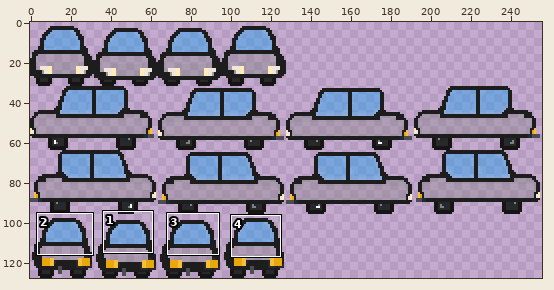
Two states of a sprite sheet, res/sprites/vehicles/car.png. The picture above shows the old version from afar; the outline marks the close-up.
Close-up. Before the commit:
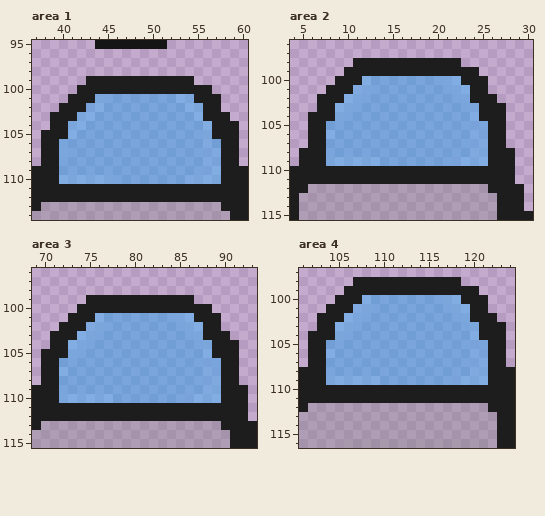
The file is 256x128 pixels. Colours within 5 levels of each other are drawn and written as one. Shown: area 1: x 37..60, y 95..114; area 2: x 4..30, y 96..115; area 3: x 69..93, y 96..115; area 4: x 101..124, y 97..116. The commit also changed other parts of the picture, which this record leaves out.
Now the later version:
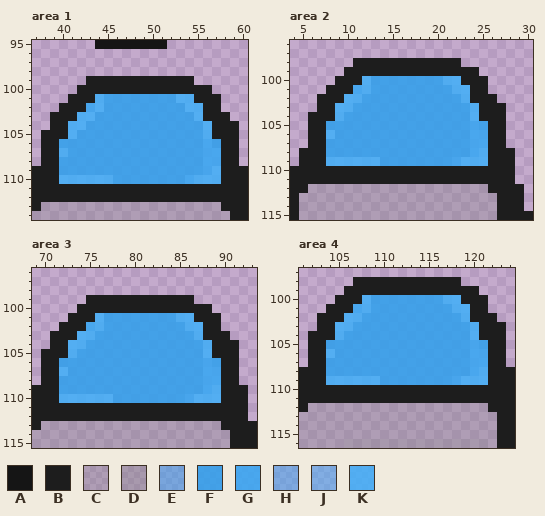
Palette (. is transparent): A #151515  B #1d1d1d  C #7f7f7f4d  D #7f7f7f66  E #2fa0ec80  F #2fa0ecdc  G #36a7f3dc  H #3aa8f180  J #41aff880  K #41aff8dc
The exact change:
Area 1:
y 101: x 44..54 JEEEEEEEEJJ -> KFFFFFFFFKK
y 102: x 43..55 HJEEEEEEEEEJJ -> GKFFFFFFFFFKK
y 103: x 42..55 JJEEEEEEEEEEEJ -> KKFFFFFFFFFFFK
y 104: x 41..56 JJEEEEEEEEEEEEEJ -> KKFFFFFFFFFFFFFK
y 105: x 41..56 JEEEEEEEEEEEEEEJ -> KFFFFFFFFFFFFFFK
y 106: x 40..57 EEEEEEEEEEEEEEEEHE -> FFFFFFFFFFFFFFFFGF
y 107: x 40..57 JEEEEEEEEEEEEEEEHH -> KFFFFFFFFFFFFFFFGG
y 108: x 40..57 EEEEEEEEEEEEEEEEHH -> FFFFFFFFFFFFFFFFGG
y 109: x 40..57 EEEEEEEEEEEEEEEEHJ -> FFFFFFFFFFFFFFFFGK
y 110: x 40..57 JJJJJJEEEEEEEEHJJJ -> KKKKKKFFFFFFFFGKKK
Area 2:
y 100: x 12..22 JEEEEEEEEJJ -> KFFFFFFFFKK
y 101: x 11..23 HJEEEEEEEEEJJ -> GKFFFFFFFFFKK
y 102: x 10..23 JJEEEEEEEEEEEJ -> KKFFFFFFFFFFFK
y 103: x 9..24 JJEEEEEEEEEEEEEJ -> KKFFFFFFFFFFFFFK
y 104: x 9..24 JEEEEEEEEEEEEEEJ -> KFFFFFFFFFFFFFFK
y 105: x 8..25 EEEEEEEEEEEEEEEEHE -> FFFFFFFFFFFFFFFFGF
y 106: x 8..25 JEEEEEEEEEEEEEEEHH -> KFFFFFFFFFFFFFFFGG
y 107: x 8..25 EEEEEEEEEEEEEEEEHH -> FFFFFFFFFFFFFFFFGG
y 108: x 8..25 EEEEEEEEEEEEEEEEHJ -> FFFFFFFFFFFFFFFFGK
y 109: x 8..25 JJJJJJEEEEEEEEHJJJ -> KKKKKKFFFFFFFFGKKK
Area 3:
y 101: x 76..86 JEEEEEEEEJJ -> KFFFFFFFFKK
y 102: x 75..87 HJEEEEEEEEEJJ -> GKFFFFFFFFFKK
y 103: x 74..87 JJEEEEEEEEEEEJ -> KKFFFFFFFFFFFK
y 104: x 73..88 JJEEEEEEEEEEEEEJ -> KKFFFFFFFFFFFFFK
y 105: x 73..88 JEEEEEEEEEEEEEEJ -> KFFFFFFFFFFFFFFK
y 106: x 72..89 EEEEEEEEEEEEEEEEHE -> FFFFFFFFFFFFFFFFGF
y 107: x 72..89 JEEEEEEEEEEEEEEEHH -> KFFFFFFFFFFFFFFFGG
y 108: x 72..89 EEEEEEEEEEEEEEEEHH -> FFFFFFFFFFFFFFFFGG
y 109: x 72..89 EEEEEEEEEEEEEEEEHJ -> FFFFFFFFFFFFFFFFGK
y 110: x 72..89 JJJJJJEEEEEEEEHJJJ -> KKKKKKFFFFFFFFGKKK
Area 4:
y 100: x 108..118 JEEEEEEEEJJ -> KFFFFFFFFKK
y 101: x 107..119 HJEEEEEEEEEJJ -> GKFFFFFFFFFKK
y 102: x 106..119 JJEEEEEEEEEEEJ -> KKFFFFFFFFFFFK
y 103: x 105..120 JJEEEEEEEEEEEEEJ -> KKFFFFFFFFFFFFFK
y 104: x 105..120 JEEEEEEEEEEEEEEJ -> KFFFFFFFFFFFFFFK
y 105: x 104..121 EEEEEEEEEEEEEEEEHE -> FFFFFFFFFFFFFFFFGF
y 106: x 104..121 JEEEEEEEEEEEEEEEHH -> KFFFFFFFFFFFFFFFGG
y 107: x 104..121 EEEEEEEEEEEEEEEEHH -> FFFFFFFFFFFFFFFFGG
y 108: x 104..121 EEEEEEEEEEEEEEEEHJ -> FFFFFFFFFFFFFFFFGK
y 109: x 104..121 JJJJJJEEEEEEEEHJJJ -> KKKKKKFFFFFFFFGKKK
Changed places in both close-ups, as pixel boxes (x1, y1, x2, y2):
changed: (59, 94, 221, 184)
changed: (326, 76, 488, 166)
changed: (59, 313, 221, 403)
changed: (326, 295, 488, 385)
